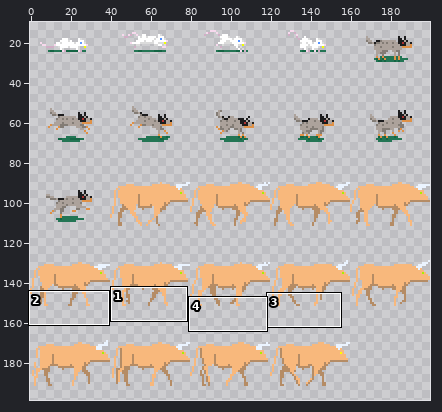
One commit to this sprite sheet: dist/sprites20.png. Above: a wide view before the commit, with the close-up outlined.
Close-up. Before the edit:
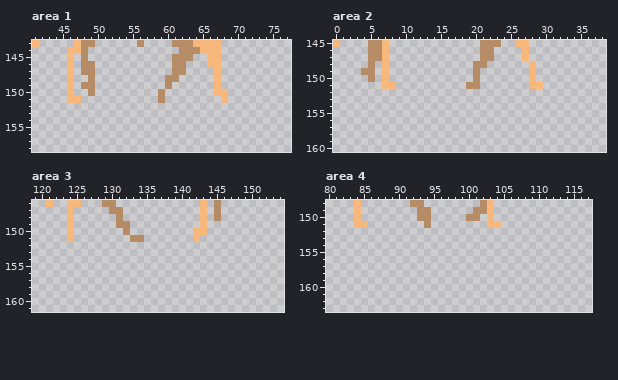
The file is 200x200 pixels. Colours within 5 levels of each other are drawn and written as one. Shown: area 1: x 41..77, y 143..158; area 2: x 0..38, y 145..160; area 3: x 119..154, y 146..161; area 4: x 80..117, y 148..163. The wide view leaves out empty margins. The commit also changed other parts of the picture, which this record leaves out.
New version:
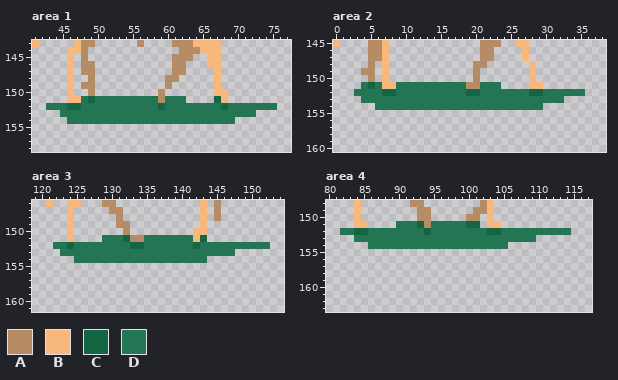
Palette (. is transparent): A #b58c65  B #f8b87c  C #146544  D #237554
The exact change:
Area 1:
y 151: x 48..58 ........... -> DCDDDDDDDDD; x 60..62 ... -> DDD; x 67 . -> C
y 152: x 43..75 ................................. -> DDDCCDDDDDDDDDDDCDDDDDDDDCDDDDDDD
y 153: x 45..72 ............................ -> DDDDDDDDDDDDDDDDDDDDDDDDDDDD
y 154: x 46..69 ........................ -> DDDDDDDDDDDDDDDDDDDDDDDD
Area 2:
y 151: x 4..6 ... -> DCD; x 9..18 .......... -> DDDDDDDDDD; x 21..23 ... -> DDD
y 152: x 3..35 ................................. -> DDDDCCDDDDDDDDDDCCDDDDDDDCCDDDDDD
y 153: x 4..32 ............................. -> DDDDDDDDDDDDDDDDDDDDDDDDDDDDD
y 154: x 6..29 ........................ -> DDDDDDDDDDDDDDDDDDDDDDDD
Area 3:
y 151: x 129..132 .... -> DDDC; x 135..141 ....... -> DDDDDDD; x 143 . -> C
y 152: x 122..152 ............................... -> DDCDDDDDDDDCCDDDDDDDCDDDDDDDDDD
y 153: x 123..147 ......................... -> DDDDDDDDDDDDDDDDDDDDDDDDD
y 154: x 125..143 ................... -> DDDDDDDDDDDDDDDDDDD
Area 4:
y 151: x 90..93 .... -> DDDC; x 95..101 ....... -> DDDDDCC
y 152: x 82..114 ................................. -> DDCCDDDDDDDDCDDDDDDDDCCDDDDDDDDDD
y 153: x 84..109 .......................... -> DDDDDDDDDDDDDDDDDDDDDDDDDD
y 154: x 86..105 .................... -> DDDDDDDDDDDDDDDDDDDD
